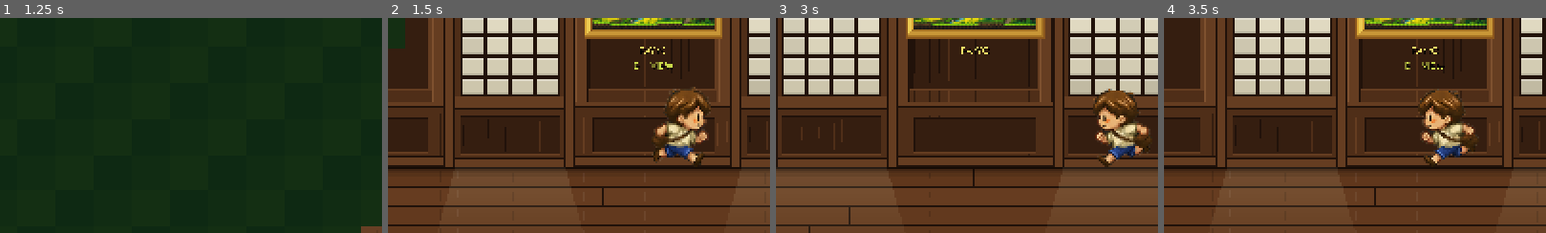
Above: before the commit, frames 1-4 (left to right).
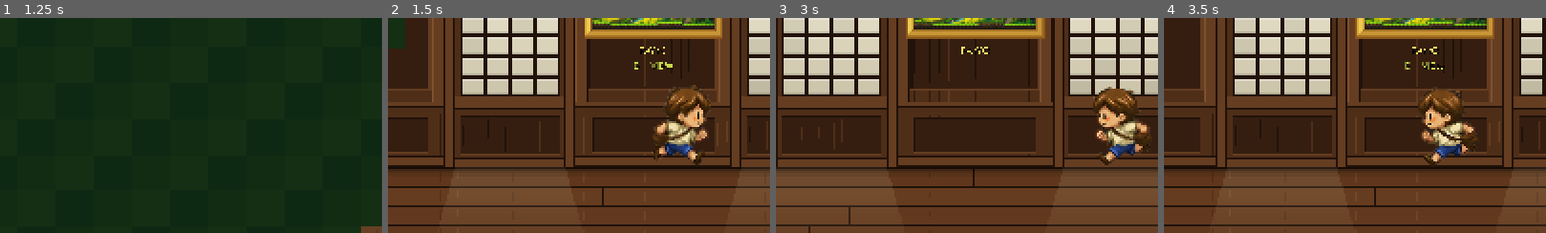
Above: after the commit, the same moments.

Repository: hyuuuan/OBRA
Game: Godot game, scene res://ui/main_menu.tscn
Same seed, same stepped clock (60 frames per second), same inputs: the game is played once before the commit and once after it.
Inputs (mouse positions are % of the whole screen's width and height, from its top left):
- Up to frame 1 (1.25 s): click "PLAY" at 0.5 s
- Up to frame 2 (1.5 s): tap E (interact) at 1.25 s; move the mouse to (72, 45) at 1.27 s; hold D (move_right) from 1.28 s (still down); hold E (interact) from 1.28 s (still down); click (72, 45) at 1.42 s
- Up to frame 3 (3 s): tap Space (jump) at 1.52, 1.82 s; release D (move_right) at 2 s; release E (interact) at 2 s; drag from (30, 55) to (71, 38) at 2.02 s; tap E (interact) at 2.75 s; move the mouse to (60, 28) at 2.77 s; hold A (move_left) from 2.78 s (still down); hold Q (revert_form) from 2.78 s (still down)
- Up to frame 4 (3.5 s): keep holding A (move_left); keep holding Q (revert_form)
The pictures show only the part of the screen within x 3-53%, y 43-93%; the shares and areas given below are measured in that part.

Frame 1 is identical in both runs. In frame 2, 2.1% of the frame differs, in the area x 69-85%, y 31-69%; in frame 3, 2.0%; in frame 4, 1.4%.

Commit message:
Walk on the cycle that has a walk in it
The delivered walk sheet is not a cycle, and no amount of playing it correctly makes
it one. Measured across its six frames: the gap between the feet stays between 53 and
56 pixels, so the legs never pass each other. A walk is contact, pass, contact on the
other foot, and the pass -- the moment that makes it read as walking rather than
sliding -- is absent from every frame. The leg mass in front of and behind the body
axis is the same in all six. What plays is six near-identical striding poses with the
hair and the satchel jittering between them.

The run sheet IS a cycle. Its foot gap runs 53, 54, 39, 54, 57, 39, and those two 39s
are the passing poses. So walking plays the run cycle, slowly. A child hurrying
between two terraces is a defensible thing for that to look like and it is
emphatically better than a glide. The walk texture is still loaded and still named;
point the pose back at it the day a sheet arrives with a pass in it.

Neither sheet has a BOB either -- the head sits within a pixel of the same row in all
twelve frames -- and a body that travels without rising and falling over its own legs
is the definition of a glide. So the ground cycles bob, at twice the stride frequency
because there are two footfalls in a stride and the body comes up over each of them.
That is the same reason gait_driver.gd runs its bob at double the limb rate for the
drawn creatures, and it is why a bob at the stride rate reads as a limp instead.

Two pixels, rounded to whole ones. It has to stay small: these frames are drawn with
both feet planted wide, so lifting the figure lifts a foot off the floor with it, and
past about two pixels that is what the eye notices instead of the walk.

Diff:
--- a/game/scripts/wanderer_figure.gd
+++ b/game/scripts/wanderer_figure.gd
@@ -40,7 +40,21 @@
 ## facing away from you, and the walk cycle seen from the side reads as walking on air.
 const POSES := {
 	&"idle": {"texture": IDLE, "count": 1, "cycle": false, "frame": 0},
-	&"walk": {"texture": WALK, "count": 6, "cycle": true, "frame": 0},
+	# BOTH GROUND POSES DRAW THE RUN SHEET, and that is not a typo.
+	#
+	# The delivered walk sheet is not a cycle. Measured across its six frames: the gap
+	# between the feet stays between 53 and 56 pixels, so the legs NEVER PASS EACH OTHER --
+	# a walk is contact, pass, contact on the other foot, and the pass is missing entirely.
+	# Every frame has the same leg mass in front of and behind the body axis. What plays is
+	# six near-identical striding poses with the hair and the satchel jittering, which on
+	# screen is a boy sliding along the floor.
+	#
+	# The run sheet IS a cycle: its foot gap runs 53, 54, 39, 54, 57, 39, and those 39s are
+	# the passing poses. So walking plays the run cycle slowly. A child hurrying between two
+	# terraces is a defensible thing for it to look like, and it is emphatically better than
+	# a glide. Point this at the walk sheet again the day one arrives with a pass in it --
+	# it is still loaded, and `WALK` is still here for that.
+	&"walk": {"texture": RUN, "count": 6, "cycle": true, "frame": 0},
 	&"run": {"texture": RUN, "count": 6, "cycle": true, "frame": 0},
 	&"air": {"texture": JUMP, "count": 1, "cycle": false, "frame": 0},
 	&"look_up": {"texture": LOOK_UP, "count": 1, "cycle": false, "frame": 0},
@@ -98,3 +112,27 @@
 		# a negative frame index leaves the sprite showing nothing at all.
 		frame = posmod(int(floor(stride * float(count))), count)
 	_sprite.frame = frame
+	_sprite.position.y = _bob(bool(entry["cycle"]))
+
+
+## The rise and fall of a body over its own legs.
+##
+## NEITHER SHEET HAS ONE. The head sits within a pixel of the same row in all six frames of
+## both cycles, and a figure that travels without rising and falling is the definition of a
+## glide -- it is the single thing most responsible for the character reading as though he
+## were on rails rather than on feet.
+##
+## TWICE THE STRIDE FREQUENCY, because there are two footfalls in a stride and the body
+## comes up over each of them. The same reason gait_driver.gd runs its bob at double the
+## limb rate for the drawn creatures, and it is why a bob at the stride rate reads as a limp.
+##
+## Two pixels, and rounded to whole ones. It has to be small: these frames are drawn with
+## both feet planted wide, so lifting the whole figure lifts a foot off the floor with it,
+## and past about two pixels that is what the eye notices instead.
+const BOB_PIXELS := 2.0
+
+
+func _bob(cycling: bool) -> float:
+	if not cycling:
+		return 0.0
+	return -roundf(absf(sin(TAU * stride)) * BOB_PIXELS)
